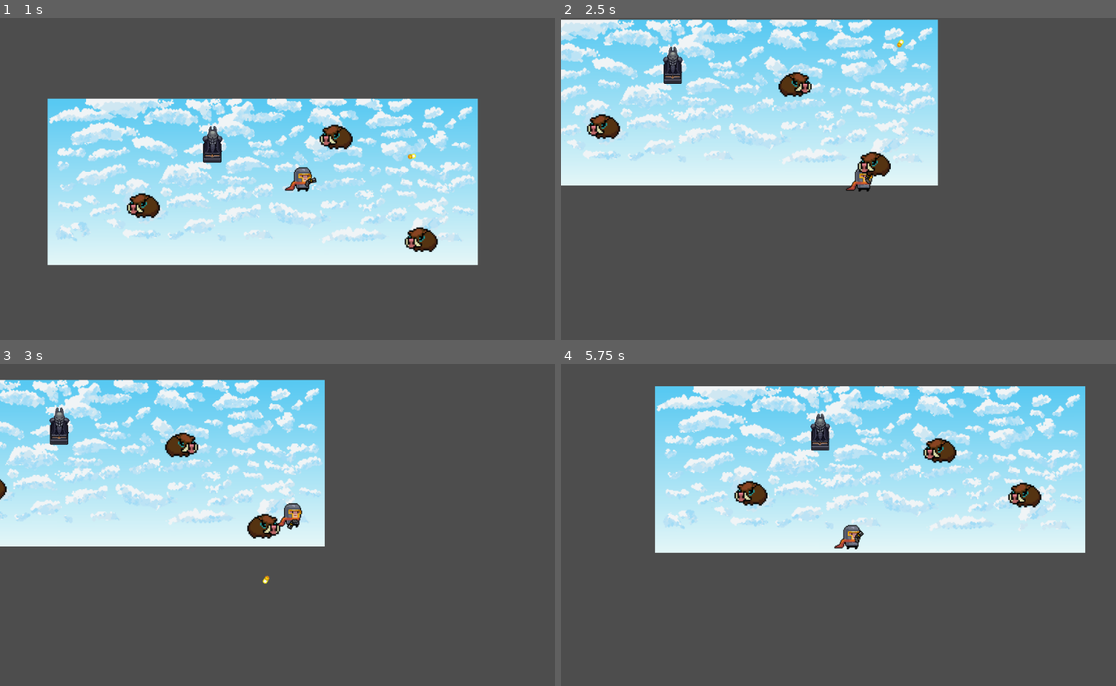
Above: before the commit, frames 1-4 (two rows, left to right).
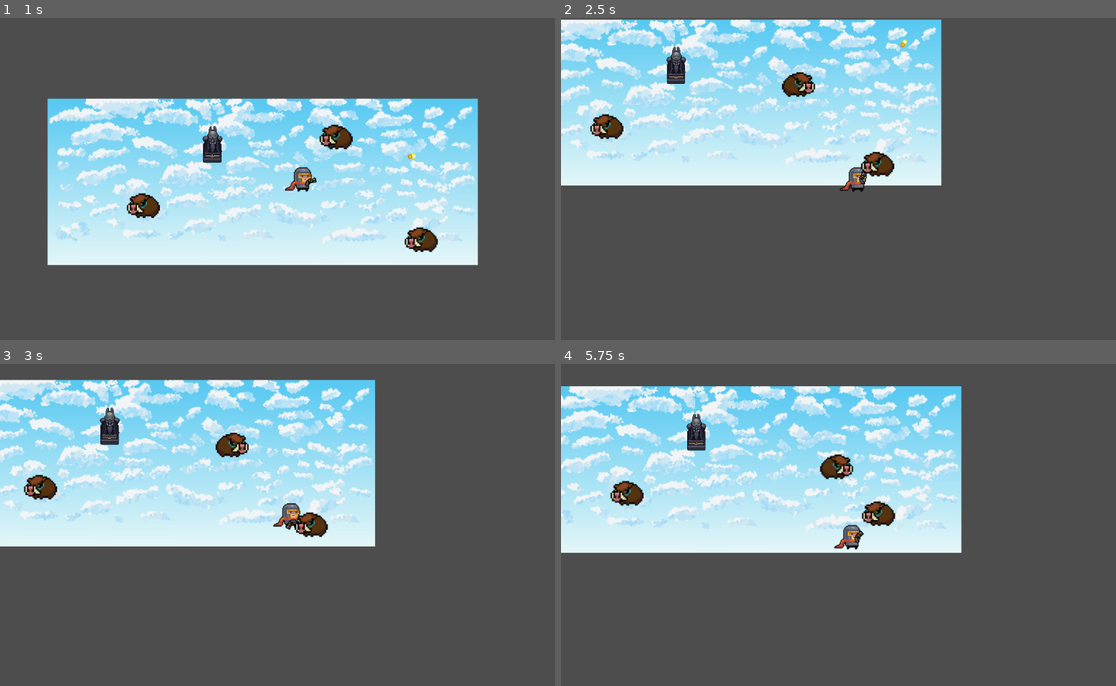
Above: after the commit, the same moments.

Repository: howtokys/eternal-sparks
Game: Godot game, scene res://scenes/World.tscn
Same seed, same stepped clock (60 frames per second), same inputs: the game is played once before the commit and once after it.
Inputs (mouse positions are in pixels of both pictures, inside the frame that each line leads up to):
- Up to frame 1 (1 s): tap Enter at 0.5 s; move the mouse to (410, 162) at 0.52 s; press the mouse at (410, 162) at 0.53 s; hold D (move_right) from 0.53 s (still down)
- Up to frame 2 (2.5 s): move the mouse to (733, 195) at 1.27 s; release D (move_right) at 1.28 s; release the mouse at (733, 195) at 1.28 s; hold S (move_down) 1.28-2.03 s; click (733, 195) at 1.35 s; move the mouse to (905, 108) at 2.02 s; press the mouse at (905, 108) at 2.03 s; hold D (move_right) from 2.03 s (still down)
- Up to frame 3 (3 s): move the mouse to (260, 589) at 2.77 s; release D (move_right) at 2.78 s; release the mouse at (260, 589) at 2.78 s; hold W (move_up) from 2.78 s (still down); click (260, 589) at 2.85 s
- Up to frame 4 (5.75 s): move the mouse to (1021, 573) at 3.52 s; release W (move_up) at 3.53 s; press the mouse at (1021, 573) at 3.53 s; hold A (move_left) 3.53-5.03 s; move the mouse to (677, 476) at 4.27 s; release the mouse at (677, 476) at 4.28 s; click (677, 476) at 4.35 s; move the mouse to (877, 525) at 5.02 s; press the mouse at (877, 525) at 5.03 s; hold S (move_down) from 5.03 s (still down)

Frame 1 is identical in both runs. In frame 2, 8.3% of the frame differs, in the area x 0-69%, y 0-54%; in frame 3, 18%; in frame 4, 33%, in the area x 0-95%, y 6-59%.

Commit message:
feat: update collision layers and masks for player, enemy, bullet, and obstacle scenes

Diff:
--- a/scenes/Player.tscn
+++ b/scenes/Player.tscn
@@ -32,6 +32,7 @@
 size = Vector2(12, 20)
 
 [node name="Player" type="CharacterBody2D" unique_id=353923736 groups=["player"]]
+collision_mask = 6
 script = ExtResource("1_7xf34")
 
 [node name="AnimatedSprite2D" type="AnimatedSprite2D" parent="." unique_id=1338463026]
--- a/scenes/World.tscn
+++ b/scenes/World.tscn
@@ -5,7 +5,7 @@
 [ext_resource type="PackedScene" uid="uid://i7k6bn7tac3d" path="res://scenes/Player.tscn" id="3_1lgw5"]
 [ext_resource type="PackedScene" uid="uid://brqcsjo4rg7ls" path="res://scenes/enemy.tscn" id="4_d1c63"]
 [ext_resource type="PackedScene" uid="uid://bnh34ybbgfyg6" path="res://scenes/Pause_scene.tscn" id="5_1lgw5"]
-[ext_resource type="Texture2D" uid="uid://batgqwd5fi2s8" path="res://sprites/Statue_of_the_Rabbit.png" id="6_hlk0d"]
+[ext_resource type="PackedScene" uid="uid://bc50ndyw1mxjx" path="res://scenes/obstacle.tscn" id="6_hlk0d"]
 
 [sub_resource type="ShaderMaterial" id="ShaderMaterial_babd0"]
 shader = ExtResource("1_7g83o")
@@ -21,9 +21,6 @@
 [sub_resource type="WorldBoundaryShape2D" id="WorldBoundaryShape2D_ujc8a"]
 normal = Vector2(-1, 0)
 
-[sub_resource type="RectangleShape2D" id="RectangleShape2D_0uv0p"]
-size = Vector2(18, 39)
-
 [node name="World" type="Node2D" unique_id=1595944957]
 
 [node name="Background" type="Sprite2D" parent="." unique_id=1390561763]
@@ -34,6 +31,8 @@
 [node name="Bounds" type="StaticBody2D" parent="." unique_id=253908665]
 visible = false
 position = Vector2(280, 360)
+collision_layer = 4
+collision_mask = 3
 metadata/_edit_group_ = true
 
 [node name="top" type="CollisionShape2D" parent="Bounds" unique_id=62762069]
@@ -71,16 +70,5 @@
 offset_top = -1.0
 offset_bottom = -1.0
 
-[node name="Obstacle" type="StaticBody2D" parent="." unique_id=1022458984]
+[node name="Obstacle" parent="." unique_id=1193901425 instance=ExtResource("6_hlk0d")]
 position = Vector2(288, 136)
-collision_layer = 3
-collision_mask = 3
-metadata/_edit_group_ = true
-
-[node name="Sprite2D" type="Sprite2D" parent="Obstacle" unique_id=1249772354]
-scale = Vector2(0.1, 0.1)
-texture = ExtResource("6_hlk0d")
-
-[node name="CollisionShape2D" type="CollisionShape2D" parent="Obstacle" unique_id=1285284052]
-position = Vector2(0, 1.5)
-shape = SubResource("RectangleShape2D_0uv0p")
--- a/scenes/bullet.gd
+++ b/scenes/bullet.gd
@@ -10,7 +10,9 @@
 
 func _physics_process(delta: float) -> void:
 	velocity = target_position * speed
-	move_and_slide()
+	var collision := move_and_collide(velocity * delta)
+	if collision:
+		queue_free()
 
 func despawn() -> void:
 	await get_tree().create_timer(despawn_time).timeout
--- a/scenes/bullet.tscn
+++ b/scenes/bullet.tscn
@@ -11,8 +11,8 @@
 shader = ExtResource("1_v8qja")
 
 [node name="Bullet" type="CharacterBody2D" unique_id=126307496]
-collision_layer = 2
-collision_mask = 2
+collision_layer = 8
+collision_mask = 4
 script = ExtResource("1_l5glv")
 
 [node name="CollisionShape2D" type="CollisionShape2D" parent="." unique_id=251348689]
--- a/scenes/enemy.tscn
+++ b/scenes/enemy.tscn
@@ -17,7 +17,7 @@
 
 [node name="Enemy" type="CharacterBody2D" unique_id=353923736]
 collision_layer = 2
-collision_mask = 2
+collision_mask = 6
 script = ExtResource("1_qi2p4")
 
 [node name="Sprite2D" type="Sprite2D" parent="." unique_id=187162669]
@@ -33,7 +33,7 @@
 [node name="HurtBox" type="Area2D" parent="." unique_id=1903171753]
 visible = false
 collision_layer = 2
-collision_mask = 2
+collision_mask = 8
 metadata/_edit_group_ = true
 
 [node name="CollisionShape2D" type="CollisionShape2D" parent="HurtBox" unique_id=805540452]
--- a/scenes/obstacle.tscn
+++ b/scenes/obstacle.tscn
@@ -6,7 +6,7 @@
 size = Vector2(18, 39)
 
 [node name="Obstacle" type="StaticBody2D" unique_id=1193901425]
-collision_layer = 3
+collision_layer = 4
 collision_mask = 3
 metadata/_edit_group_ = true
 
